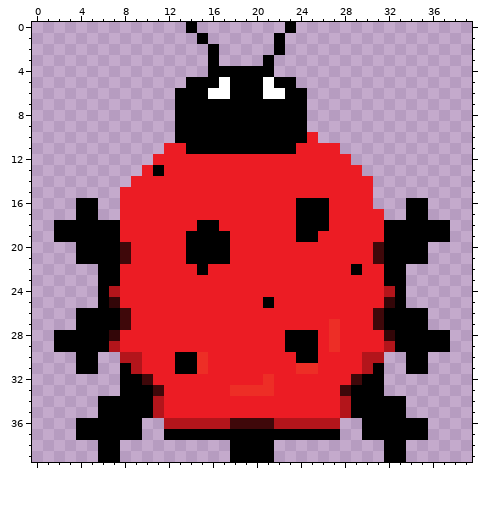
Two versions of one pixel-art sprite, beetle.png. The first picture shows the starting point.
The file is 40x40 pixels. Pixels under 10% opacity are left out. Colours within 5 levels of each other are drawn and written as one.
After:
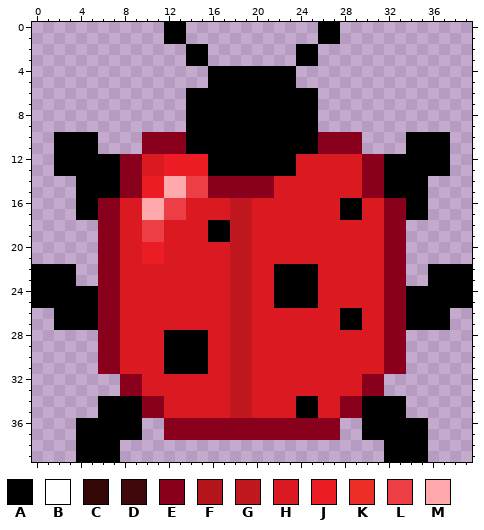
Palette (. is transparent): A #000000  B #ffffff  C #330608  D #3f080a  E #88001b  F #b3151b  G #c1171e  H #da1921  J #ec1c24  K #ed2e26  L #ee3e45  M #ffa9ac
From old to new:
@@ x 0..39 @@
- 0 ..............A........A................
- 1 ...............A......A.................
- 2 ................A.....A.................
- 3 ................A....A..................
- 4 ................AAAAAA..................
- 5 ..............AAABAAABAA................
- 6 .............AAABBAAABBAA...............
- 7 .............AAAAAAAAAAAA...............
- 8 .............AAAAAAAAAAAA...............
- 9 .............AAAAAAAAAAAA...............
-10 .............AAAAAAAAAAAAJ..............
-11 ............JJAAAAAAAAAAJJJJ............
-12 ...........JJJJJJJJJJJJJJJJJJ...........
-13 ..........JAJJJJJJJJJJJJJJJJJJ..........
-14 .........JJJJJJJJJJJJJJJJJJJJJJ.........
-15 ........JJJJJJJJJJJJJJJJJJJJJJJ.........
-16 ....AA..JJJJJJJJJJJJJJJJAAAJJJJ...AA....
-17 ....AA..JJJJJJJJJJJJJJJJAAAJJJJJ..AA....
-18 ..AAAAAAJJJJJJJAAJJJJJJJAAAJJJJJAAAAAA..
-19 ..AAAAAAJJJJJJAAAAJJJJJJAAJJJJJJAAAAAA..
-20 ....AAAADJJJJJAAAAJJJJJJJJJJJJJDAAAA....
-21 ....AAAADJJJJJAAAAJJJJJJJJJJJJJDAAAA....
-22 ......AAJJJJJJJAJJJJJJJJJJJJJAJJAA......
-23 ......AAJJJJJJJJJJJJJJJJJJJJJJJJAA......
-24 ......AFJJJJJJJJJJJJJJJJJJJJJJJJFA......
-25 ......ACJJJJJJJJJJJJJAJJJJJJJJJJCA......
-26 ....AAAADJJJJJJJJJJJJJJJJJJJJJJDAAAA....
-27 ....AAAADJJJJJJJJJJJJJJJJJJKJJJDAAAA....
-28 ..AAAAACJJJJJJJJJJJJJJJAAAJKJJJJCAAAAA..
-29 ..AAAAAFJJJJJJJJJJJJJJJAAAJKJJJJFAAAAA..
-30 ....AA..FFJJJAAKJJJJJJJJAAJJJJFF..AA....
-31 ....AA..AFJJJAAKJJJJJJJJKKJJJJFA..AA....
-32 ........AADJJJJJJJJJJKJJJJJJJDAA........
-33 ........AAADJJJJJJKKKKJJJJJJDAAA........
-34 ......AAAAAFJJJJJJJJJJJJJJJJFAAAAA......
-35 ......AAAAAFJJJJJJJJJJJJJJJJFAAAAA......
-36 ....AAAAAA..FFFFFFDDDDFFFFFF..AAAAAA....
-37 ....AAAAAA..AAAAAAAAAAAAAAAA..AAAAAA....
-38 ......AA..........AAAA..........AA......
-39 ......AA..........AAAA..........AA......
+ 0 ............AA............AA............
+ 1 ............AA............AA............
+ 2 ..............AA........AA..............
+ 3 ..............AA........AA..............
+ 4 ................AAAAAAAA................
+ 5 ................AAAAAAAA................
+ 6 ..............AAAAAAAAAAAA..............
+ 7 ..............AAAAAAAAAAAA..............
+ 8 ..............AAAAAAAAAAAA..............
+ 9 ..............AAAAAAAAAAAA..............
+10 ..AAAA....EEEEAAAAAAAAAAAAEEEE....AAAA..
+11 ..AAAA....EEEEAAAAAAAAAAAAEEEE....AAAA..
+12 ..AAAAAAEEHHJJJJAAAAAAAAHHHHHHEEAAAAAA..
+13 ..AAAAAAEEHHJJJJAAAAAAAAHHHHHHEEAAAAAA..
+14 ....AAAAEEJJMMLLEEEEEEHHHHHHHHEEAAAA....
+15 ....AAAAEEJJMMLLEEEEEEHHHHHHHHEEAAAA....
+16 ....AAEEHHMMLLHHHHGGHHHHHHHHAAHHEEAA....
+17 ....AAEEHHMMLLHHHHGGHHHHHHHHAAHHEEAA....
+18 ......EEHHLLHHHHAAGGHHHHHHHHHHHHEE......
+19 ......EEHHLLHHHHAAGGHHHHHHHHHHHHEE......
+20 ......EEHHJJHHHHHHGGHHHHHHHHHHHHEE......
+21 ......EEHHJJHHHHHHGGHHHHHHHHHHHHEE......
+22 AAAA..EEHHHHHHHHHHGGHHAAAAHHHHHHEE..AAAA
+23 AAAA..EEHHHHHHHHHHGGHHAAAAHHHHHHEE..AAAA
+24 AAAAAAEEHHHHHHHHHHGGHHAAAAHHHHHHEEAAAAAA
+25 AAAAAAEEHHHHHHHHHHGGHHAAAAHHHHHHEEAAAAAA
+26 ..AAAAEEHHHHHHHHHHGGHHHHHHHHAAHHEEAAAA..
+27 ..AAAAEEHHHHHHHHHHGGHHHHHHHHAAHHEEAAAA..
+28 ......EEHHHHAAAAHHGGHHHHHHHHHHHHEE......
+29 ......EEHHHHAAAAHHGGHHHHHHHHHHHHEE......
+30 ......EEHHHHAAAAHHGGHHHHHHHHHHHHEE......
+31 ......EEHHHHAAAAHHGGHHHHHHHHHHHHEE......
+32 ........EEHHHHHHHHGGHHHHHHHHHHEE........
+33 ........EEHHHHHHHHGGHHHHHHHHHHEE........
+34 ......AAAAEEHHHHHHGGHHHHAAHHEEAAAA......
+35 ......AAAAEEHHHHHHGGHHHHAAHHEEAAAA......
+36 ....AAAAAA..EEEEEEEEEEEEEEEE..AAAAAA....
+37 ....AAAAAA..EEEEEEEEEEEEEEEE..AAAAAA....
+38 ....AAAA........................AAAA....
+39 ....AAAA........................AAAA....
